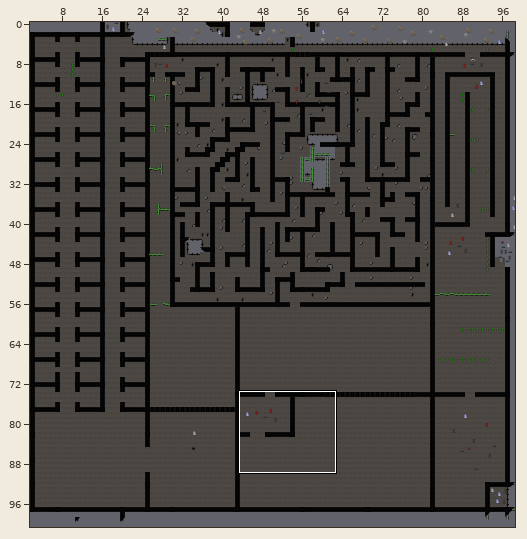
Two states of a Tiled map (JSON), public/maps/b_karteship.tmj. Above, an overview of the earlier version with the close-up marked.
Close-up. Before the commit:
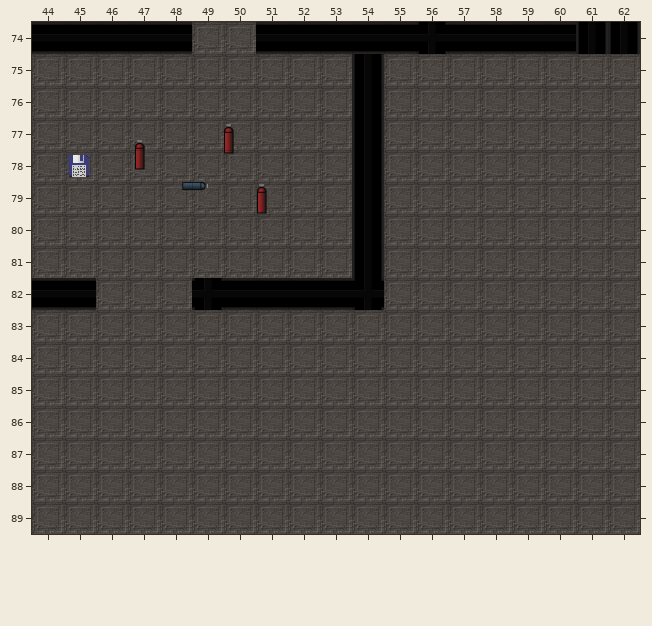
Cells are 32x32 px. Shown: x 44..62, y 74..89. The commit also changed other parts of the map, which this record leaves out.
And afterwards:
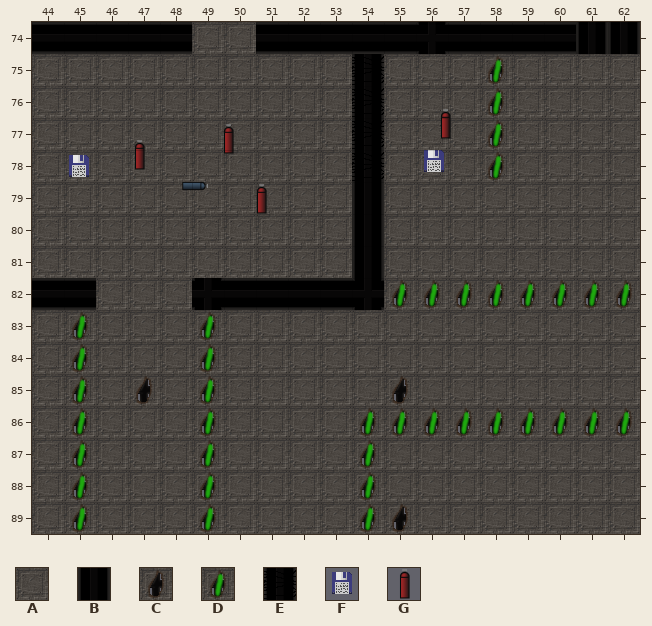
Key: from "ship": A 0, B 1, C 4, D 17, E 18, F 56, G 62.
_ is an empty cell.
Objects are placed by their top-left corner, in cells (3,4 is the top-left corner of cell 3,4); size is 1x1 cell unless given.
Difference:
Layer "Tile Layer 1":
y 75..78: x 54 B -> E; x 58 A -> D
y 82: x 55..62 AAAAAAAA -> DDDDDDDD
y 83..84: x 45 A -> D; x 49 A -> D
y 85: x 45 A -> D; x 47 A -> C; x 49 A -> D; x 55 A -> C
y 86: x 45 A -> D; x 49 A -> D; x 54..62 AAAAAAAAA -> DDDDDDDDD
y 87..88: x 45 A -> D; x 49 A -> D; x 54 A -> D
y 89: x 45 A -> D; x 49 A -> D; x 54..55 AA -> DC
Layer "Object Layer 1":
added: G at 56.4,76.7
added: F at 56.1,77.9
